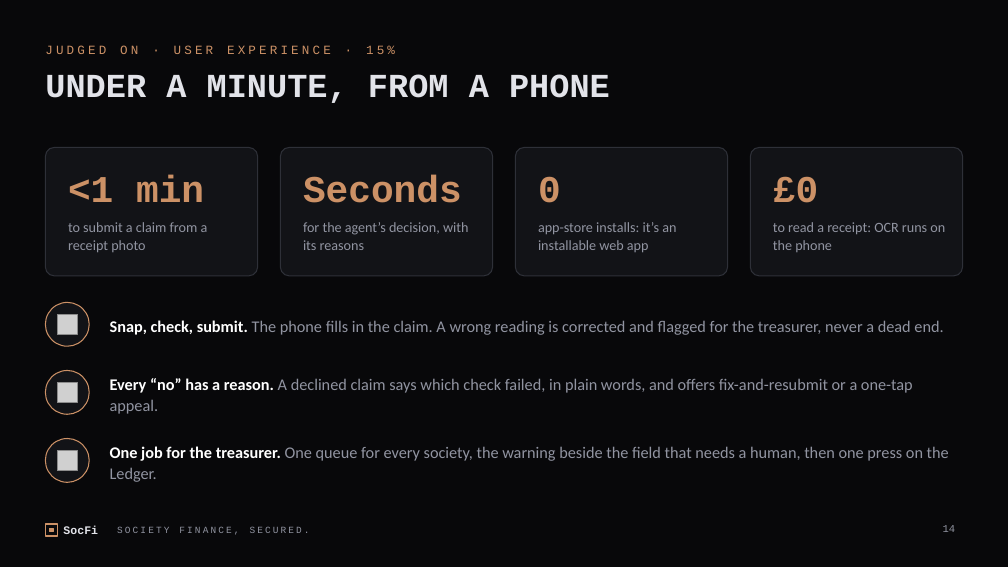
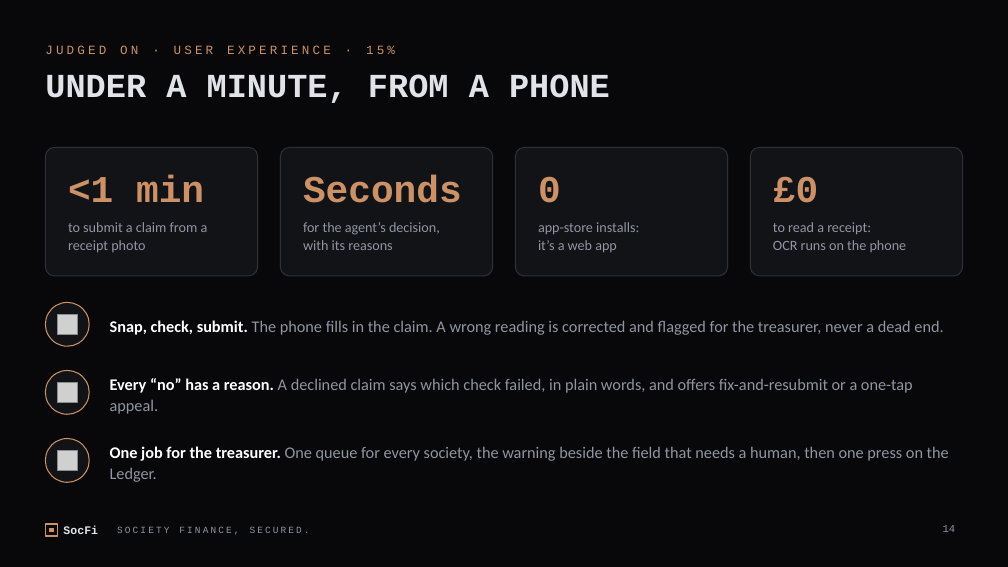
Before and after one commit to tamrachan/soc-fi, a slide deck: slide 14 of pitch/SocFi-pitch.pptx. Drawn at 1008x567 pixels with LibreOffice and Linux fonts; fonts in the diff are those of the drawing; grey boxes stand for pictures. Boxes give left, top, right and bottom in pixels: in the first picture for what was removed or moved away, otherwise in the second. Text is boxed around its words. In the diff, an @@ line names an element or a change of style, - is before the commit and + after.

```diff
--- a/pitch/SocFi-pitch.pptx
+++ b/pitch/SocFi-pitch.pptx
@@ text at (303,222,440,250): text changed @@
-for the agent’s decision, with its reasons
+for the agent’s decision,
+with its reasons
@@ text at (538,222,639,252): text changed @@
-app-store installs: it’s an installable web app
+app-store installs:
+it’s a web app
@@ text at (773,222,907,252): text changed @@
-to read a receipt: OCR runs on the phone
+to read a receipt:
+OCR runs on the phone
```
Also in this commit, not shown: 4 other slides changed, 1 other file.
